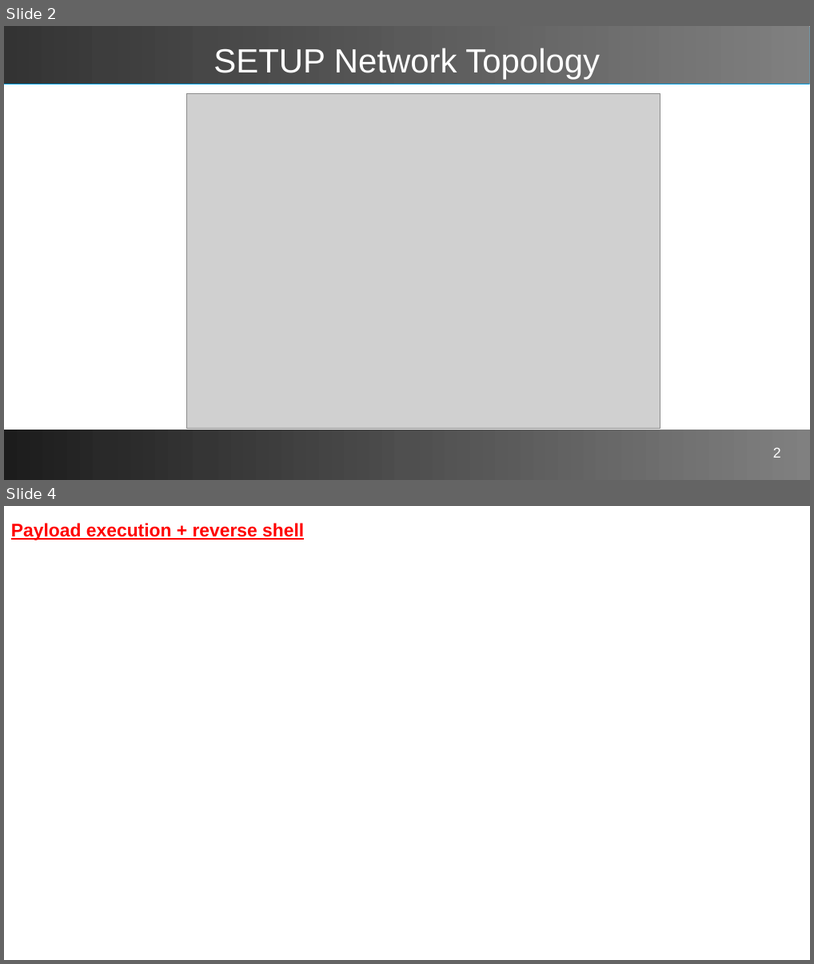
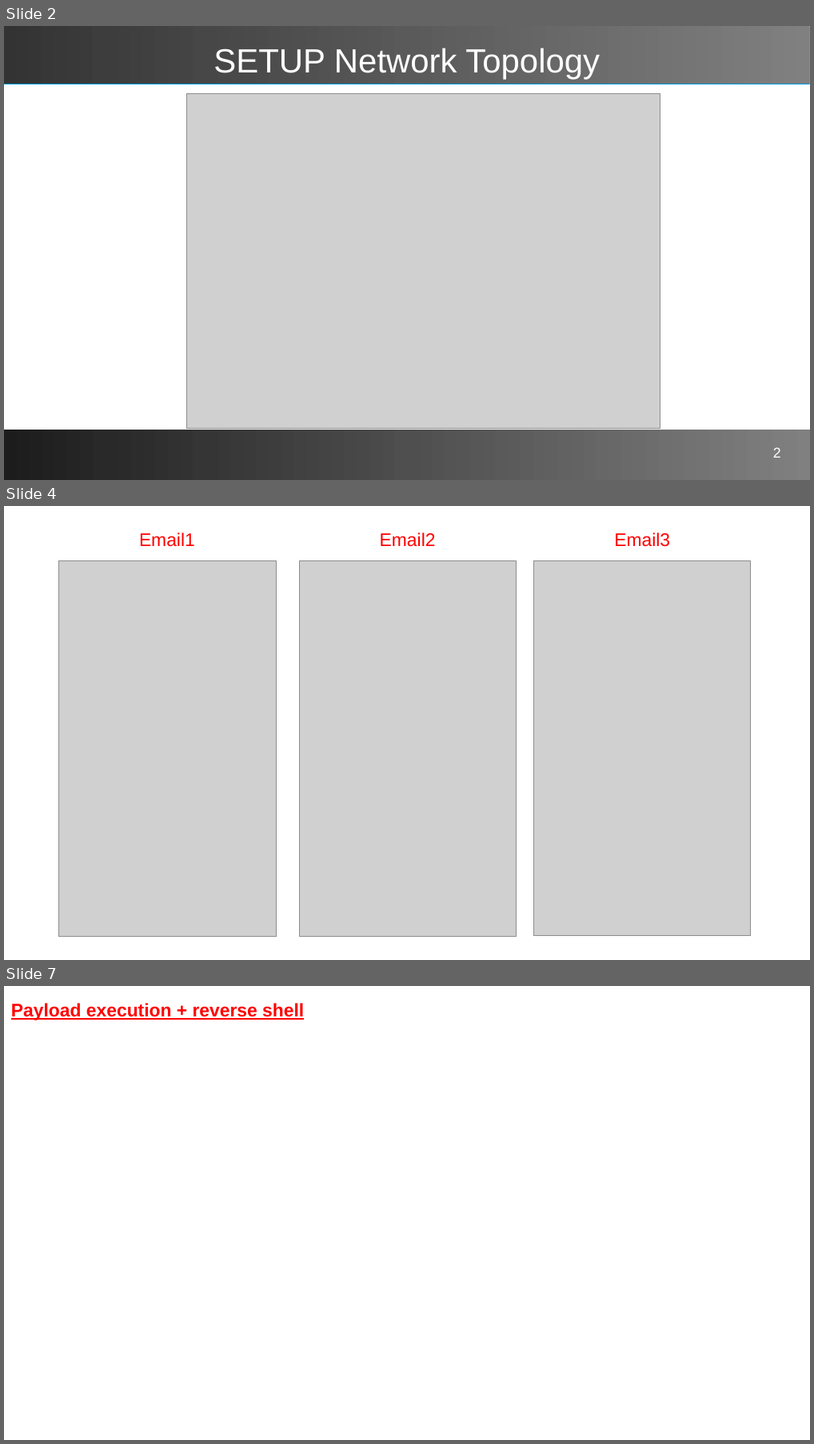
Before and after one commit to dzoraj/Simulated-Corporate-Cyber-Attack, a slide deck: Simulated Corporate Cyber-Attack.odp. Shown one above the other, each under a label of ours: slides 2 and 4 before the commit, slides 2, 4 and 7 after it; the slides between them are not shown. The pictures are 814x964 and 814x1444 pixels, drawn with LibreOffice and Linux fonts; fonts in the diff are those of the drawing; grey boxes stand for pictures. Boxes give left, top, right and bottom in pixels: in the first picture for what was removed or moved away, otherwise in the second. Text is boxed around its words. In the diff, an @@ line names an element or a change of style, - is before the commit and + after.

Commit message:
Email analysis

```diff
--- a/Simulated Corporate Cyber-Attack.odp
+++ b/Simulated Corporate Cyber-Attack.odp
@@ slide 4 added at (4, 506, 810, 960), background #FFFFFF @@
@@ text added at (139, 532, 195, 547), 18 pt, text #FF0000 @@
+Email1
@@ text added at (380, 532, 436, 547), 18 pt, text #FF0000 @@
+Email2
@@ text added at (614, 532, 670, 547), 18 pt, text #FF0000 @@
+Email3
@@ picture added at (59, 561, 277, 936) @@
@@ picture added at (300, 561, 516, 936) @@
@@ picture added at (534, 561, 751, 935) @@
@@ what was slide 4 is now slide 7 @@
```
Also in this commit, not shown: 3 other slides added, 1 slide removed, 5 other files.
